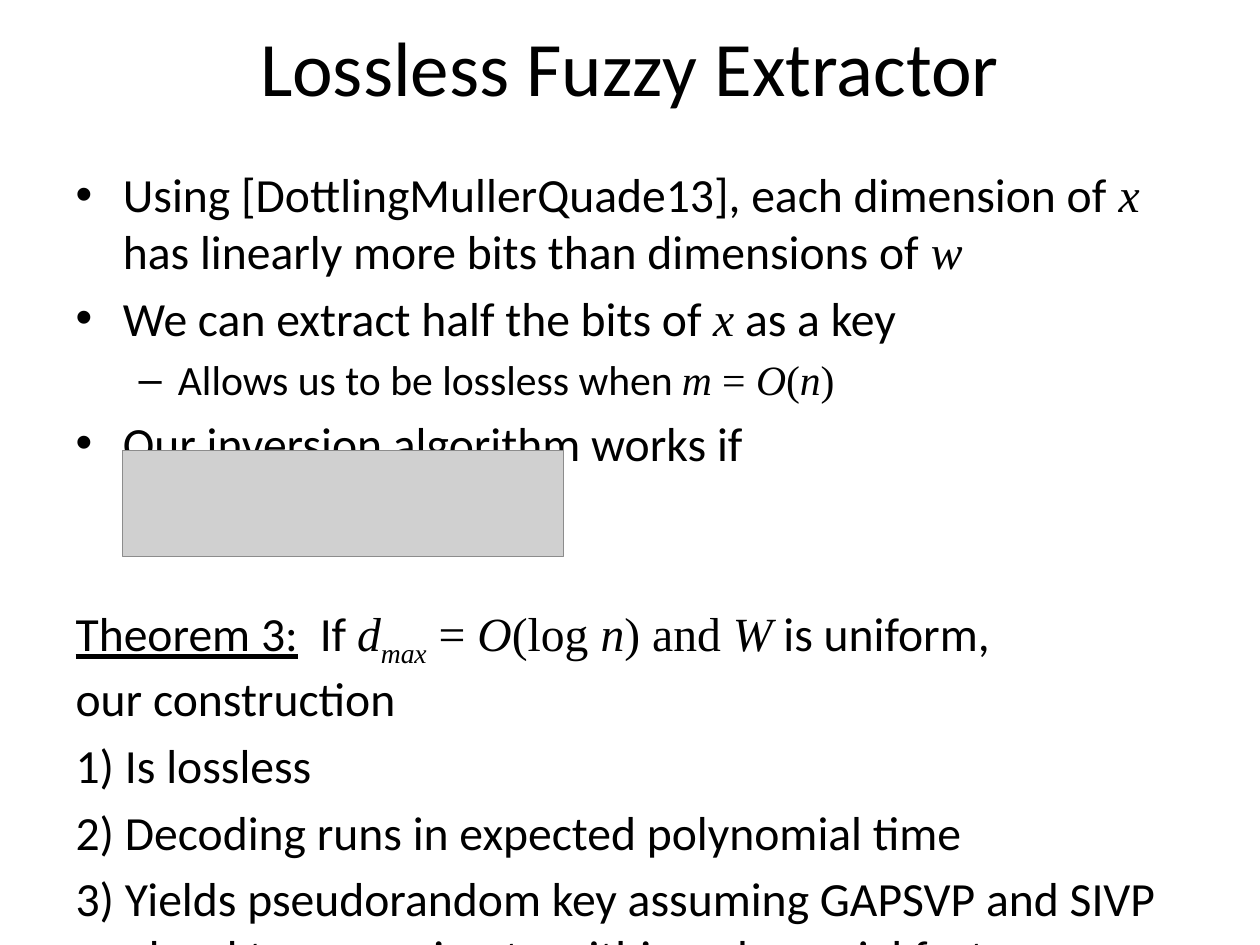
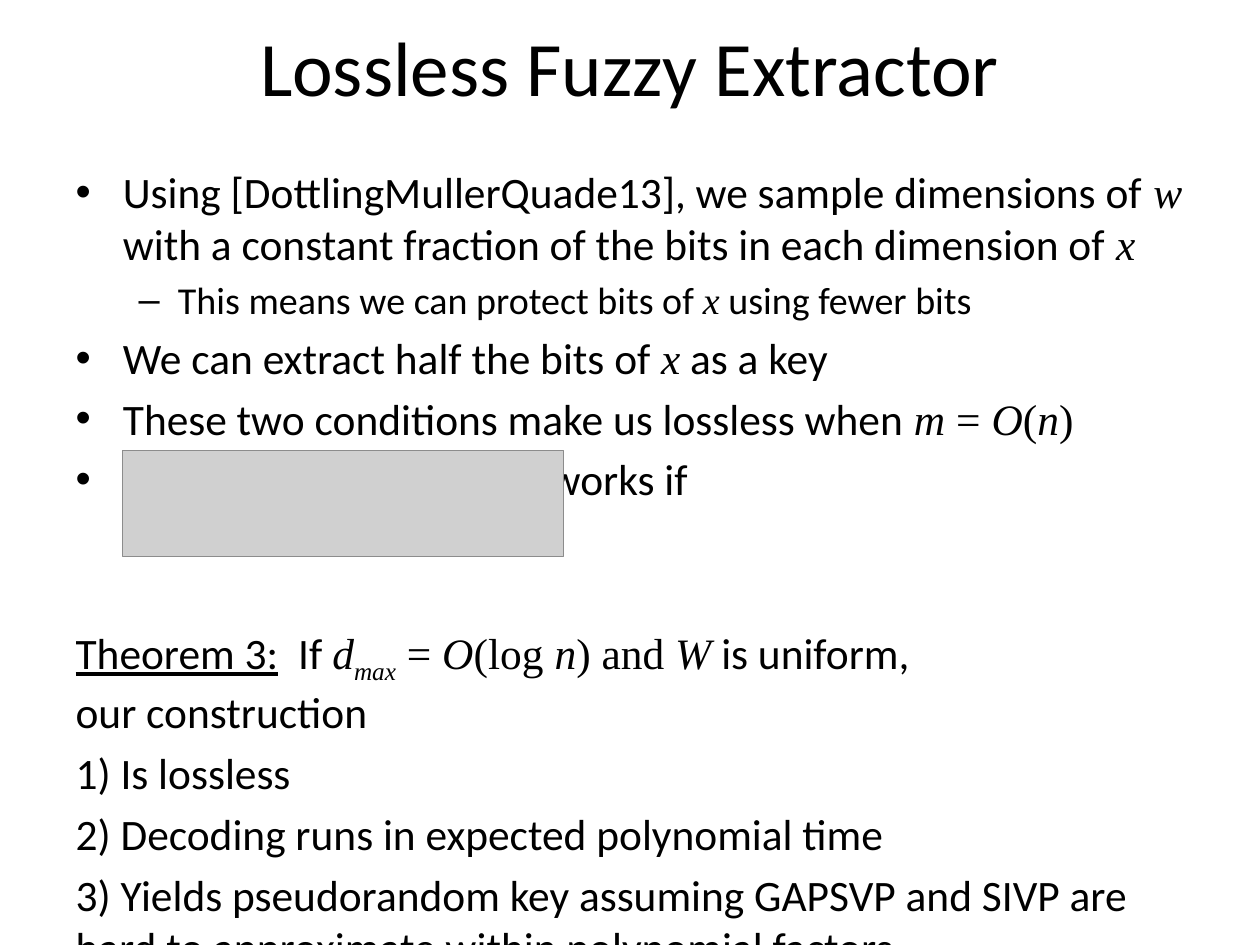
Before and after one commit to xianruimeng/comp-fuzzy-ext, a slide deck: slide 35 of ComputationalFuzzyExtractors.pptx. Drawn at 1260x945 pixels with LibreOffice and Linux fonts; fonts in the diff are those of the drawing; grey boxes stand for pictures. Boxes give left, top, right and bottom in pixels: in the first picture for what was removed or moved away, otherwise in the second. Text is boxed around its words. In the diff, an @@ line names an element or a change of style, - is before the commit and + after.

```diff
--- a/ComputationalFuzzyExtractors.pptx
+++ b/ComputationalFuzzyExtractors.pptx
@@ text at (123,176,1182,321): text changed; size 27.2 to 24.8 pt @@
-• Using [DottlingMullerQuade13], each dimension of x has linearly more bits than dimensions of w
+• Using [DottlingMullerQuade13], we sample dimensions of w with a constant fraction of the bits in each dimension of x
+  – This means we can protect bits of x using fewer bits
@@ text at (76,344,1127,919): size 27.2 to 24.8 pt in "We can extract half the bits of ...", "Our inversion algorithm works if", "Theorem 3: If dmax = O(log n) ...", "1) Is lossless" and 2 more places @@
@@ text at (123,405,1074,444): text changed; size 23.8 to 24.8 pt @@
-  – Allows us to be lossless when m = O(n)
+• These two conditions make us lossless when m = O(n)
```
Also in this commit, not shown: 11 other slides changed, 2 slides added.
